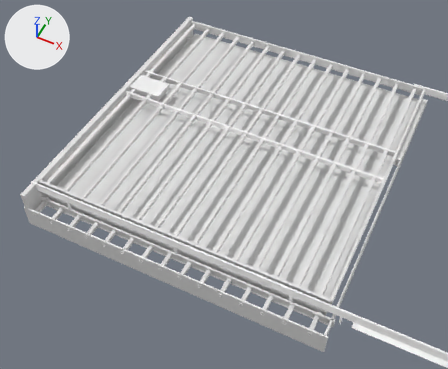
A saved change to the glTF model assets/units/pd2_mod_custom/cus_red_fwb/architecture/vault_gate/vault_gate_3.glb.
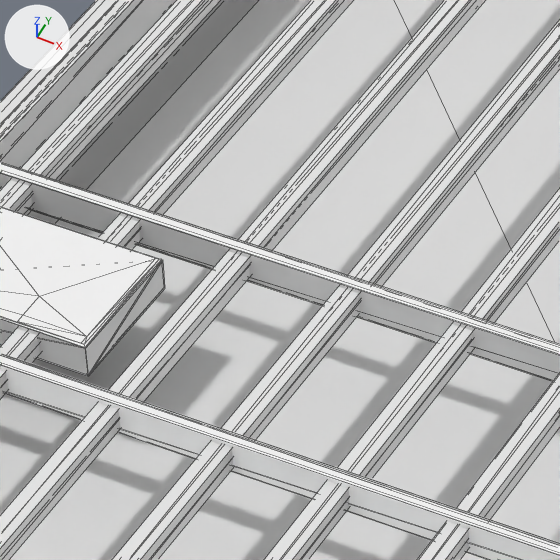
There are two pictures of each version: one whole from a 50 mm camera at (3.457, -5.164, 3.995) aimed at (1.775, -1.801, -0.209), one close up on the part from 33% to 50% of the width and 13% to 34% of the height. The axes (+X, +Y, +Z) are drawn at upper left. The lights are the same throughout. The close-ups show mesh edges as thin lines. Where no turn or scale is listed for an object, it has been applied to the vertices. Vertices at the same position are counted once.

Script lines for the objects in view, before the commit:
```python
me_cube_041 = bpy.data.meshes.new('Cube.041')
me_cube_041.from_pydata(...)  # a box spanning x -0.167..0.163, y -0.098..0.109, z -0.025..0.025
me_cube_042 = bpy.data.meshes.new('Cube.042')
me_cube_042.from_pydata(...)  # a box spanning x -1.16..1.33, y -1.17..1.45, z -0.05..0.05
me_g_gate_001 = bpy.data.meshes.new('g_gate.001')
me_g_gate_001.from_pydata(...)  # 242 vertices, 283 faces; spans x -1.06..1.52, y -1.25..1.36, z -0.04..0.04
me_g_gate_001.materials.append(mat_safetybox)  # white #ffffff
ob_c_block = bpy.data.objects.new('c_block', me_cube_042)
ob_c_block.location = (1.758, -1.588, -0.026)
ob_c_box_012 = bpy.data.objects.new('c_box_012', me_cube_041)
ob_c_box_012.location = (0.713, -1.29, 0.147)
ob_g_door = bpy.data.objects.new('g_door', me_g_gate_001)
ob_g_door.location = (1.595, -1.524, 0.146)
# also in view: 'c_capsule_016' at (0.609, -1.467, 0.148); 'c_capsule_019' at (1.129, -1.467, 0.148); 'c_box_008' at (1.82, -1.107, 0.147); 'c_box_001' at (0.521, -1.521, 0.055); 'c_box_007' at (1.82, -1.457, 0.147)
```
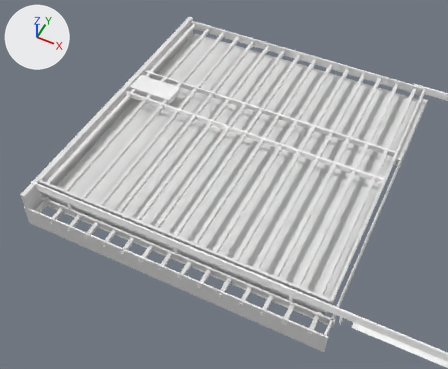
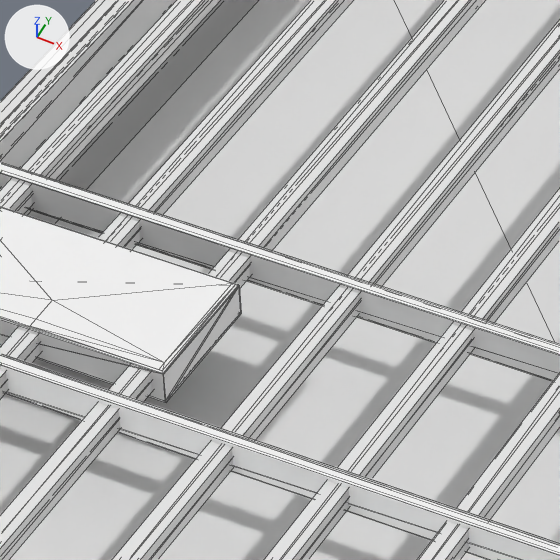
Location of each change, (x1, y1, x2, y2) in pixels of the close-ups (560 x 560 px; the box of a moved part takes in the faces that stretch with it):
```json
{"object": "c_box_012", "change": "mesh rescaled", "before": [0, 260, 165, 376], "after": [0, 285, 242, 402]}
{"part": 2, "of": "me_g_gate_001", "change": "moved or reshaped", "before": [0, 206, 162, 347], "after": [0, 206, 239, 374]}
```

The change, as JSON lines over the scene's bpy script:
```json
{"block": "me_cube_041", "where": "me_cube_041.from_pydata(...)  # 8 vertices, 12 faces; spans x -0.167..0.163, y -0.098..0.109, z -0.025..0.025"}
{"block": "me_cube_041", "where": "# used by ob_c_box_012; location = (0.713, -1.29, 0.147)"}
{"block": "me_cube_041", "change": "me_cube_041 part 1: the whole mesh is scaled about its middle by (1.36, 1, 1), then moved by (0.06, 0.0, 0.0)"}
{"block": "me_g_gate_001", "where": "me_g_gate_001.from_pydata(...)  # 242 vertices, 283 faces; spans x -1.06..1.52, y -1.25..1.36, z -0.04..0.04"}
{"block": "me_g_gate_001", "where": "# used by ob_g_door; location = (1.595, -1.524, 0.146)"}
{"block": "me_g_gate_001", "change": "me_g_gate_001 part 2: all 21 vertices in x -0.83..-0.72, y 0.14..0.34, z -0.02..0.03 are scaled about their middle by (1.97, 1, 1), then moved by (0.07, 0.0, 0.0)"}
```
